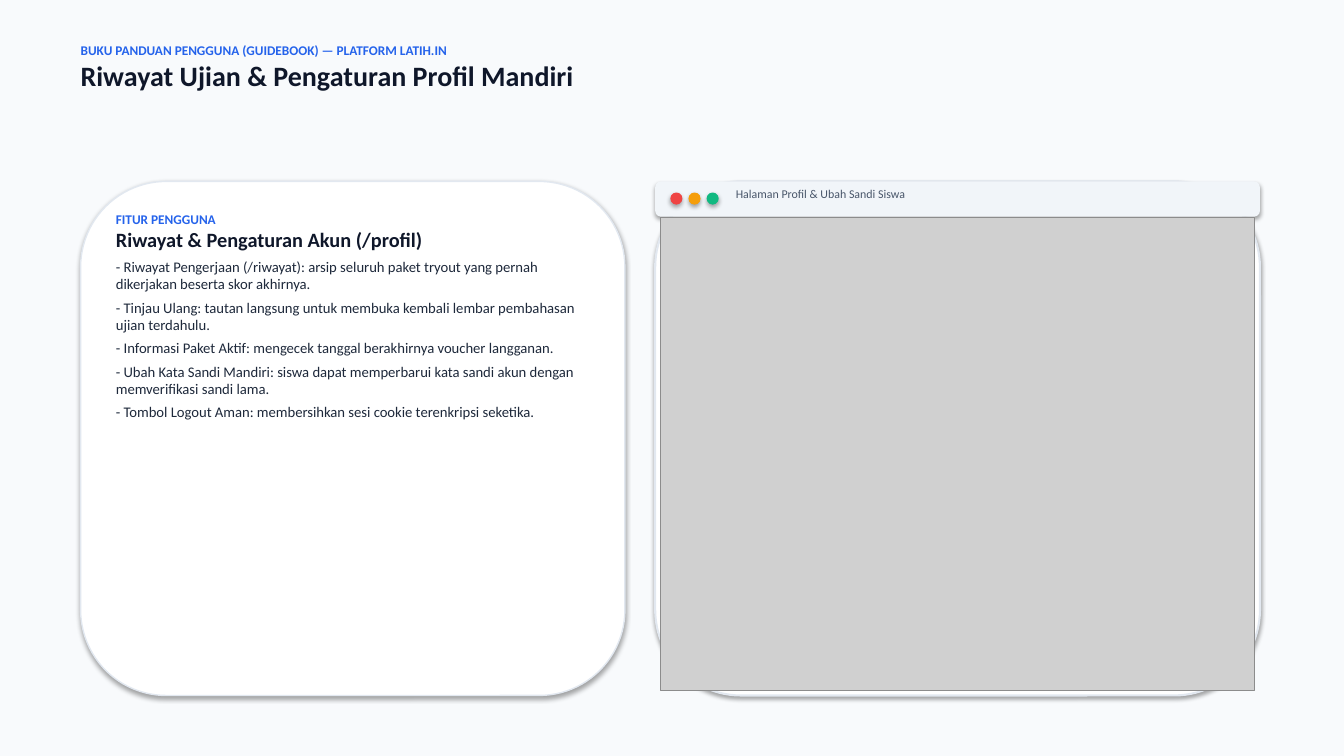
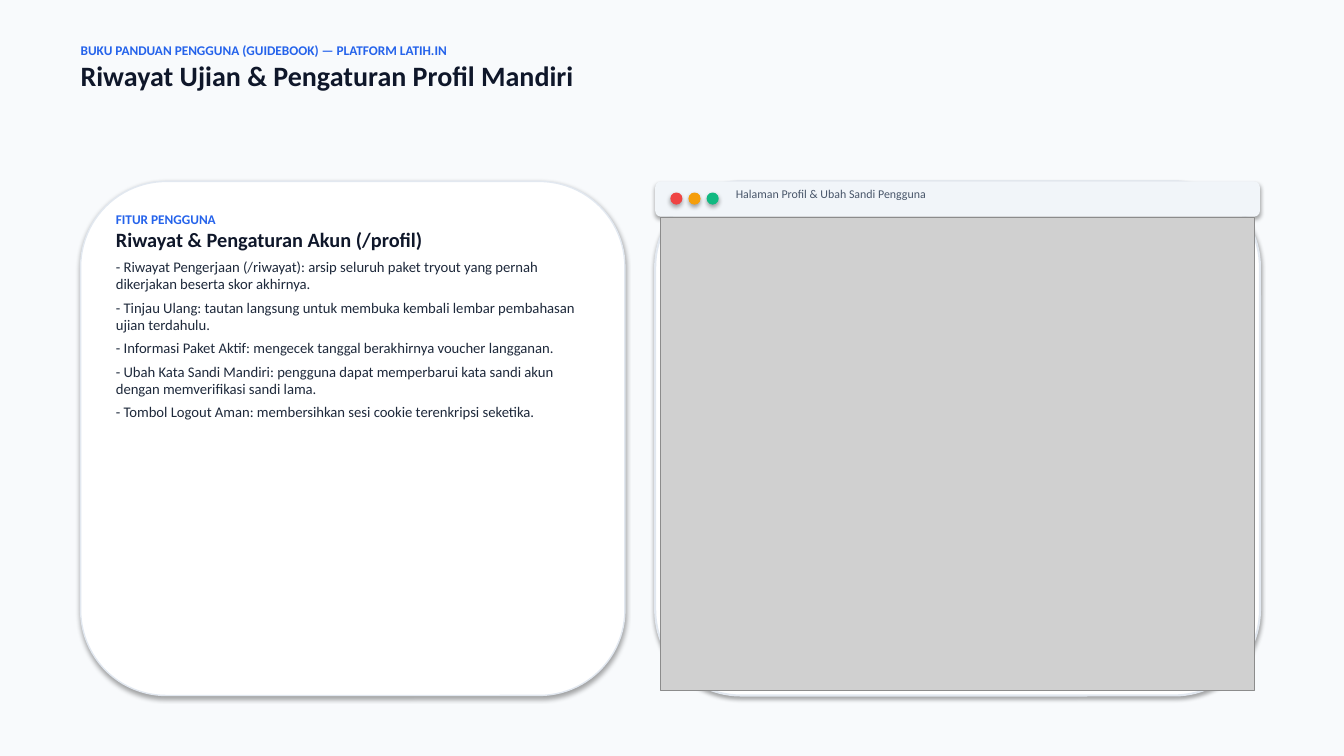
Before and after one commit to Salman-artz/latih.in, a slide deck: slide 10 of guidebook.pptx. Drawn at 1344x756 pixels with LibreOffice and Linux fonts; fonts in the diff are those of the drawing; grey boxes stand for pictures. Boxes give left, top, right and bottom in pixels: in the first picture for what was removed or moved away, otherwise in the second. Text is boxed around its words. In the diff, an @@ line names an element or a change of style, - is before the commit and + after.

Commit message:
refactor(terminology): replace all occurrences of 'siswa' with 'pengguna'

```diff
--- a/guidebook.pptx
+++ b/guidebook.pptx
@@ text at [736,190,926,200]: text changed @@
-Halaman Profil & Ubah Sandi Siswa
+Halaman Profil & Ubah Sandi Pengguna
@@ text at [116,366,553,397]: text changed @@
-- Ubah Kata Sandi Mandiri: siswa dapat memperbarui kata sandi akun dengan memverifikasi sandi lama.
+- Ubah Kata Sandi Mandiri: pengguna dapat memperbarui kata sandi akun dengan memverifikasi sandi lama.
```
Also in this commit, not shown: 11 other slides changed, 5 other files.
